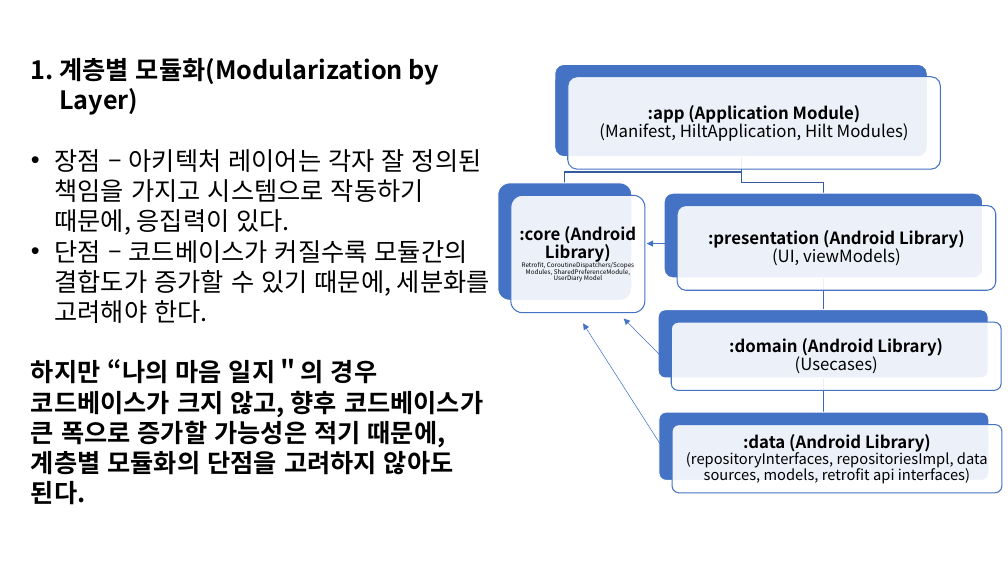
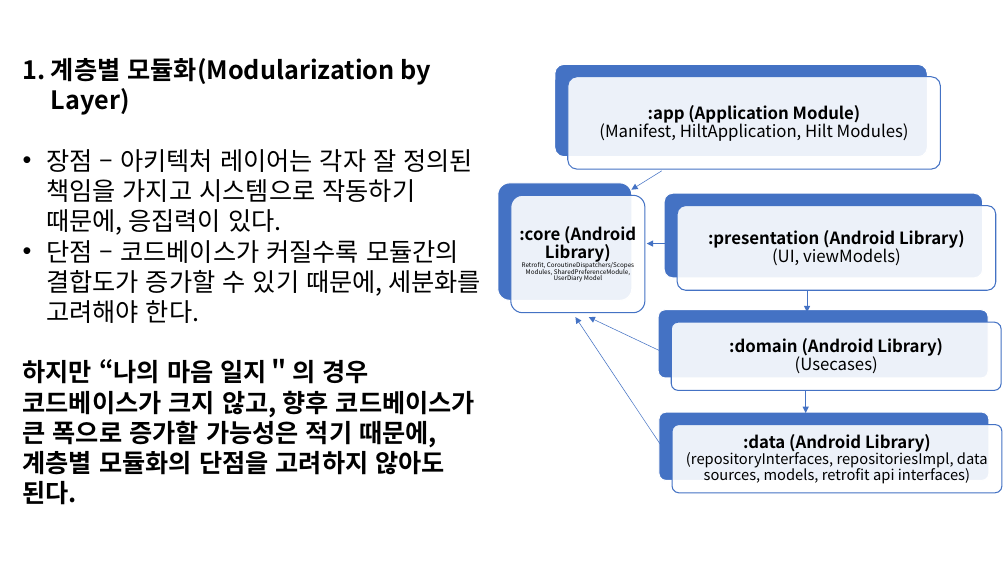
Before and after one commit to jyslois/Projects, a slide deck: slide 1 of MyMindNotes 기획/나의 마음 일지 모듈화 방법 선택.pptx. Drawn at 1008x567 pixels with LibreOffice and Linux fonts; fonts in the diff are those of the drawing. Boxes give left, top, right and bottom in pixels: in the first picture for what was removed or moved away, otherwise in the second. Text is boxed around its words. In the diff, an @@ line names an element or a change of style, - is before the commit and + after.

```diff
--- a/MyMindNotes 기획/나의 마음 일지 모듈화 방법 선택.pptx
+++ b/MyMindNotes 기획/나의 마음 일지 모듈화 방법 선택.pptx
@@ text "계층별 모듈화(Modularization by Layer)": place and size @@
-text "계층별 모듈화(Modularization by Layer)" at box(31, 58, 490, 505)
+text "계층별 모듈화(Modularization by Layer)" at box(23, 58, 481, 505)
@@ freeform shape at box(565, 157, 741, 183): outline #365B9D 1 pt to #FFFFFF 1 pt @@
@@ arrow added from (662, 171) to (631, 190), #4472C4 0.5 pt @@
@@ freeform shape at box(741, 157, 823, 193): outline #365B9D 1 pt to #FFFFFF 1 pt @@
@@ arrow added from (808, 290) to (808, 312), #4472C4 0.5 pt @@
@@ freeform shape removed at box(820, 278, 827, 310) @@
@@ arrow moved from (662, 447) - (583, 324) to (662, 447) - (575, 317) @@
@@ arrow moved from (662, 357) - (624, 318) to (668, 355) - (589, 317) @@
@@ freeform shape at box(820, 378, 827, 412): outline #3E67B2 1 pt to #FFFFFF 1 pt @@
@@ arrow added from (806, 392) to (806, 413), #4472C4 0.5 pt @@
```
